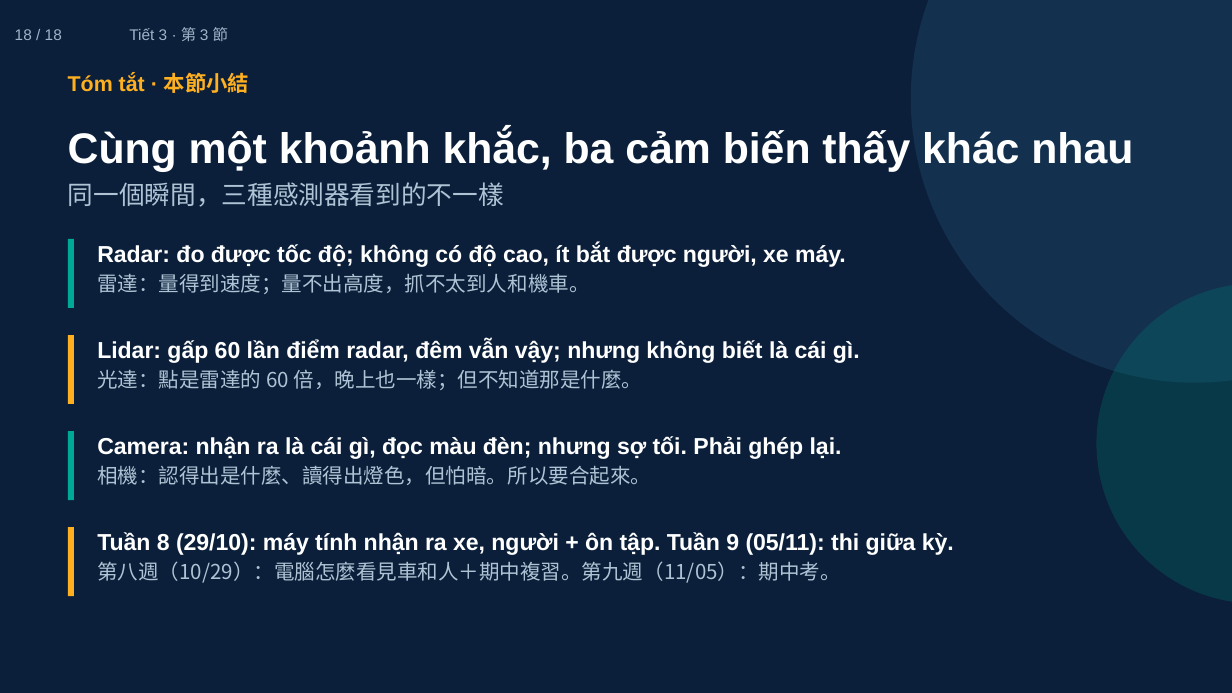
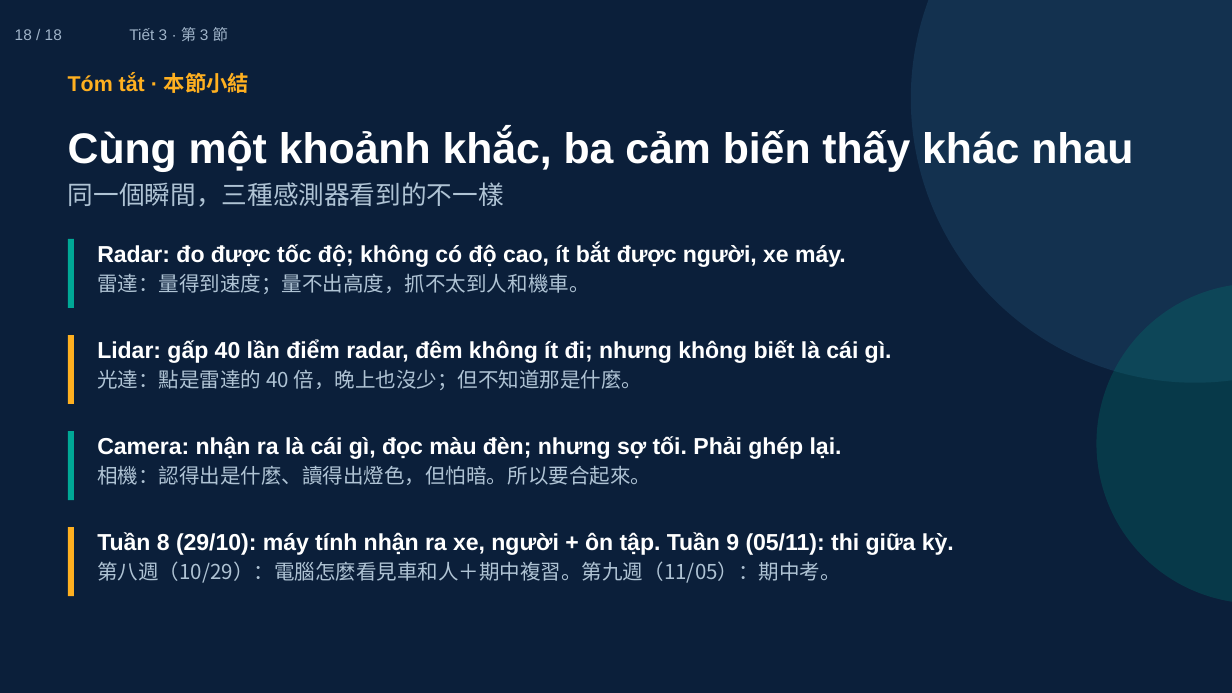
Before and after one commit to ch-neural/MITUST-Principles-of-Self-Driving-Cars, a slide deck: slide 18 of 第七週(10-22)/第七週_第3節_簡報.pptx. Drawn at 1232x693 pixels with LibreOffice and Linux fonts; fonts in the diff are those of the drawing. Boxes give left, top, right and bottom in pixels: in the first picture for what was removed or moved away, otherwise in the second. Text is boxed around its words. In the diff, an @@ line names an element or a change of style, - is before the commit and + after.

```diff
--- a/第七週(10-22)/第七週_第3節_簡報.pptx
+++ b/第七週(10-22)/第七週_第3節_簡報.pptx
@@ text at box(97, 339, 892, 390): text changed @@
-Lidar: gấp 60 lần điểm radar, đêm vẫn vậy; nhưng không biết là cái gì.
-光達：點是雷達的 60 倍，晚上也一樣；但不知道那是什麼。
+Lidar: gấp 40 lần điểm radar, đêm không ít đi; nhưng không biết là cái gì.
+光達：點是雷達的 40 倍，晚上也沒少；但不知道那是什麼。
```
Also in this commit, not shown: 3 other slides changed, 7 other files.
